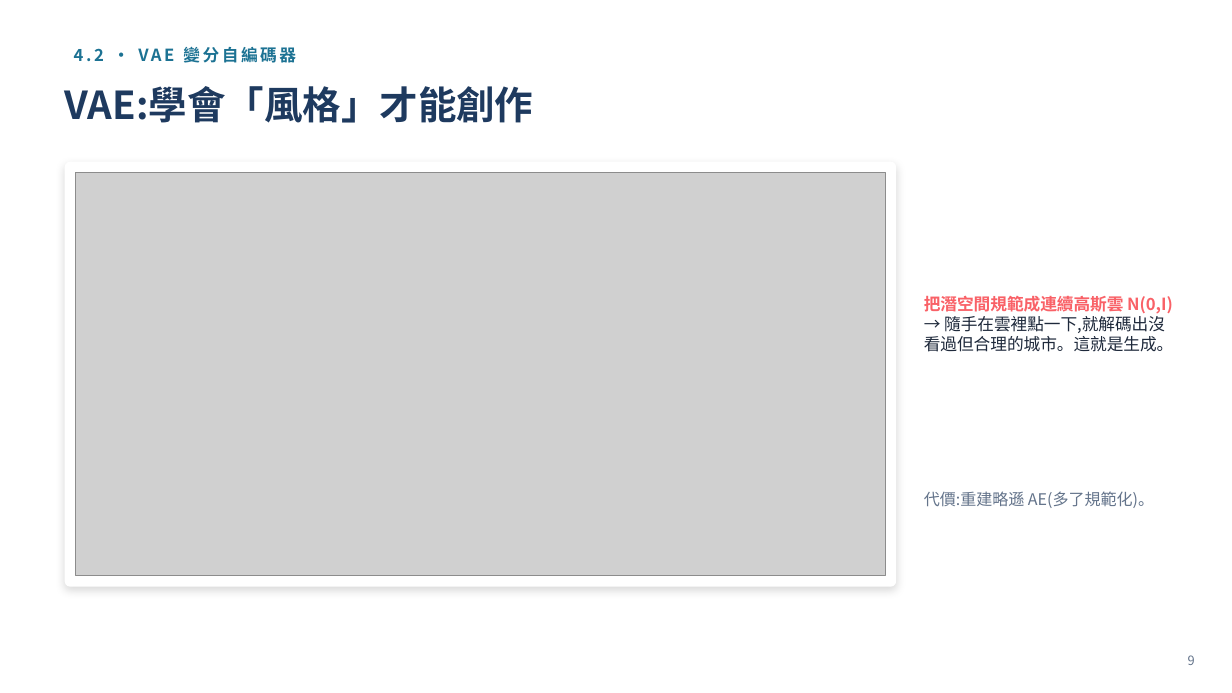
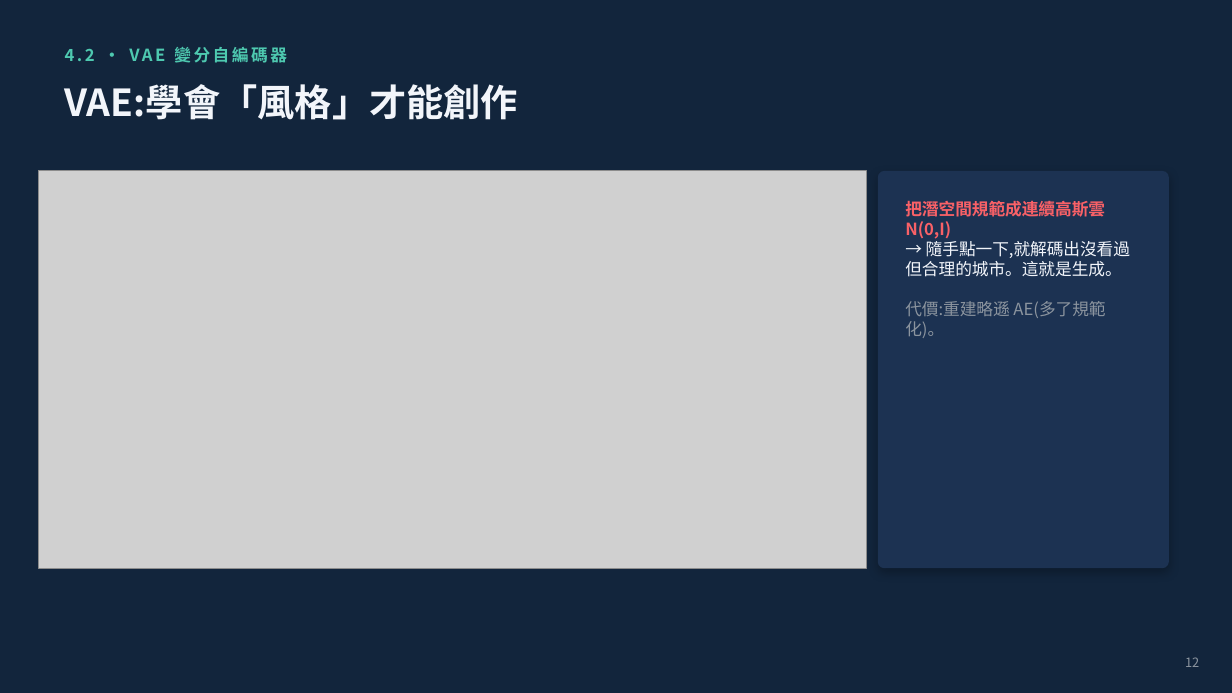
Before and after one commit to scott-lbx/ws-df26-w18, a slide deck: slide 15 of 07_Latent_Urban/潛空間教學簡報.pptx (slide 12 before the commit). Drawn at 1232x693 pixels with LibreOffice and Linux fonts; fonts in the diff are those of the drawing; grey boxes stand for pictures. Boxes give left, top, right and bottom in pixels: in the first picture for what was removed or moved away, otherwise in the second. Text is boxed around its words. In the diff, an @@ line names an element or a change of style, - is before the commit and + after.

```diff
--- a/07_Latent_Urban/潛空間教學簡報.pptx
+++ b/07_Latent_Urban/潛空間教學簡報.pptx
@@ background #FFFFFF to #12253C @@
@@ text "4.2 · VAE 變分自編碼器" at <box>65,47,287,63</box>: text colour #1C7293 to #4EC9B0 @@
@@ text "VAE:學會「風格」才能創作" at <box>65,84,519,120</box>: size 30 to 29 pt, text colour #1E3A5F to #F2F5FA @@
@@ picture: place and size @@
-picture at <box>76,173,885,576</box>
+picture at <box>39,171,867,568</box>
@@ rounded rectangle removed at <box>65,162,897,587</box> @@
@@ rounded rectangle added at <box>878,171,1169,568</box>, fill #1C3252 @@
@@ text "把潛空間規範成連續高斯雲 N(0,I)": place and size @@
-text "把潛空間規範成連續高斯雲 N(0,I)" at <box>924,296,1174,352</box>
+text "把潛空間規範成連續高斯雲 N(0,I)" at <box>905,198,1130,338</box>
@@ text "把潛空間規範成連續高斯雲 N(0,I)" at <box>905,198,1130,338</box>: vertical alignment middle to top @@
@@ text at <box>905,238,1130,338</box>: text changed; text colour #1E293B to #F2F5FA @@
-→ 隨手在雲裡點一下,就解碼出沒看過但合理的城市。這就是生成。
+→ 隨手點一下,就解碼出沒看過但合理的城市。這就是生成。
+代價:重建略遜 AE(多了規範化)。
@@ text removed at <box>924,491,1154,508</box> @@
-代價:重建略遜 AE(多了規範化)。
@@ text added at <box>1185,657,1199,667</box>, 10 pt, text #8B949E @@
+12
@@ text removed at <box>1188,655,1195,665</box> @@
-9
```
Also in this commit, not shown: 18 other slides changed, 12 slides added, 3 slides removed, 9 other files.
